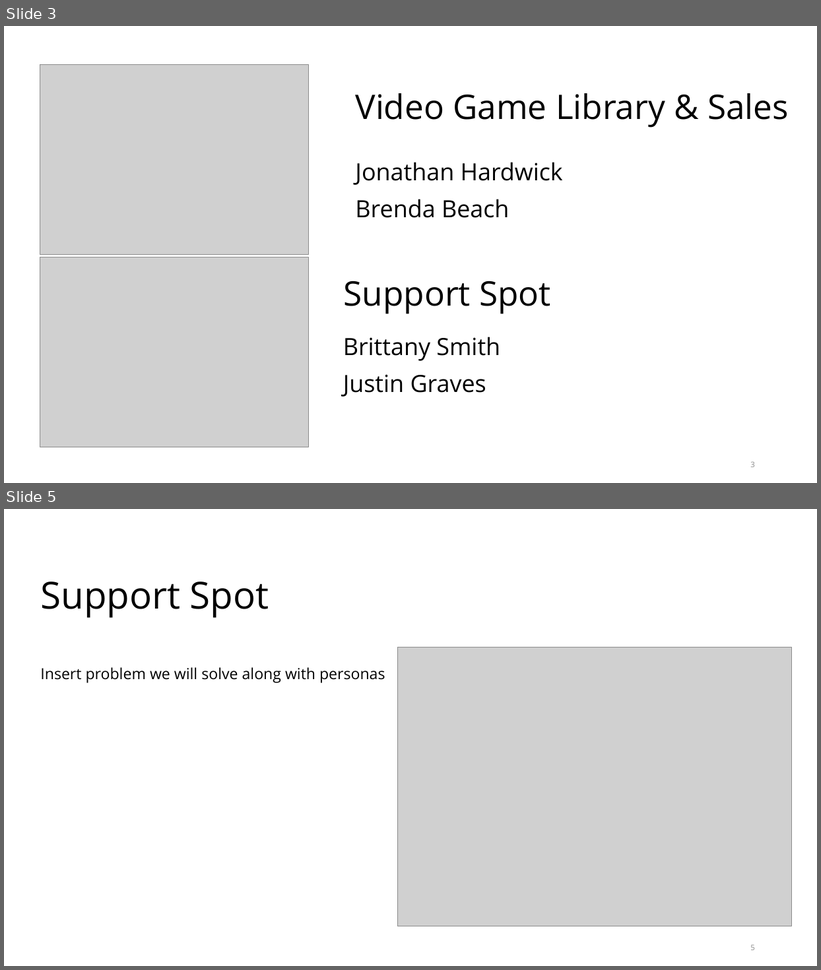
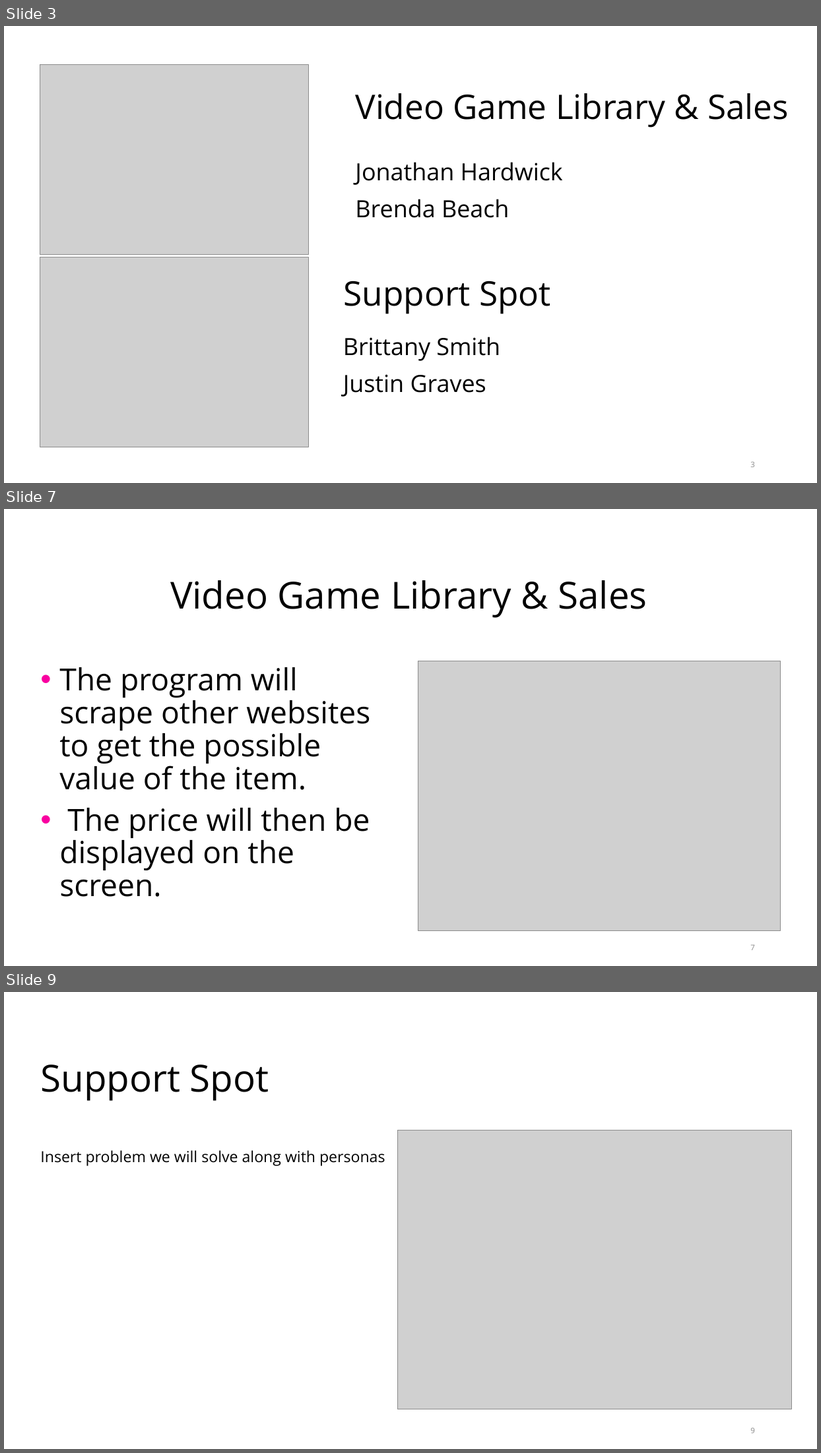
Before and after one commit to MrChiff/CSC289, a slide deck: LLAMA Inc.pptx. Shown one above the other, each under a label of ours: slides 3 and 5 before the commit, slides 3, 7 and 9 after it; the slides between them are not shown. The pictures are 821x970 and 821x1453 pixels, drawn with LibreOffice and Linux fonts; fonts in the diff are those of the drawing; grey boxes stand for pictures. Boxes give left, top, right and bottom in pixels: in the first picture for what was removed or moved away, otherwise in the second. Text is boxed around its words. In the diff, an @@ line names an element or a change of style, - is before the commit and + after.

Commit message:
Added slides for Video game library and sales portion of pitch

```diff
--- a/LLAMA Inc.pptx
+++ b/LLAMA Inc.pptx
@@ slide 7 added at [4, 509, 817, 966], background #FFFFFF; not listed: 2 template elements that a slide beside it also shows @@
@@ title added at [170, 580, 647, 618], 44 pt, text #000000 @@
+Video Game Library & Sales
@@ picture added at [418, 661, 781, 931] @@
@@ text added at [59, 667, 370, 897], 36 pt, text #000000 @@
+• The program will scrape other websites to get the possible value of the item.
+• The price will then be displayed on the screen.
@@ page number added at [750, 945, 755, 951], 9 pt, text #8C8C8C @@
+7
@@ what was slide 5 is now slide 9 @@
@@ page number at [750, 1428, 755, 1434]: text changed @@
-5
+9
```
Also in this commit, not shown: 1 slide changed, 3 other slides added, 7 slides removed.
